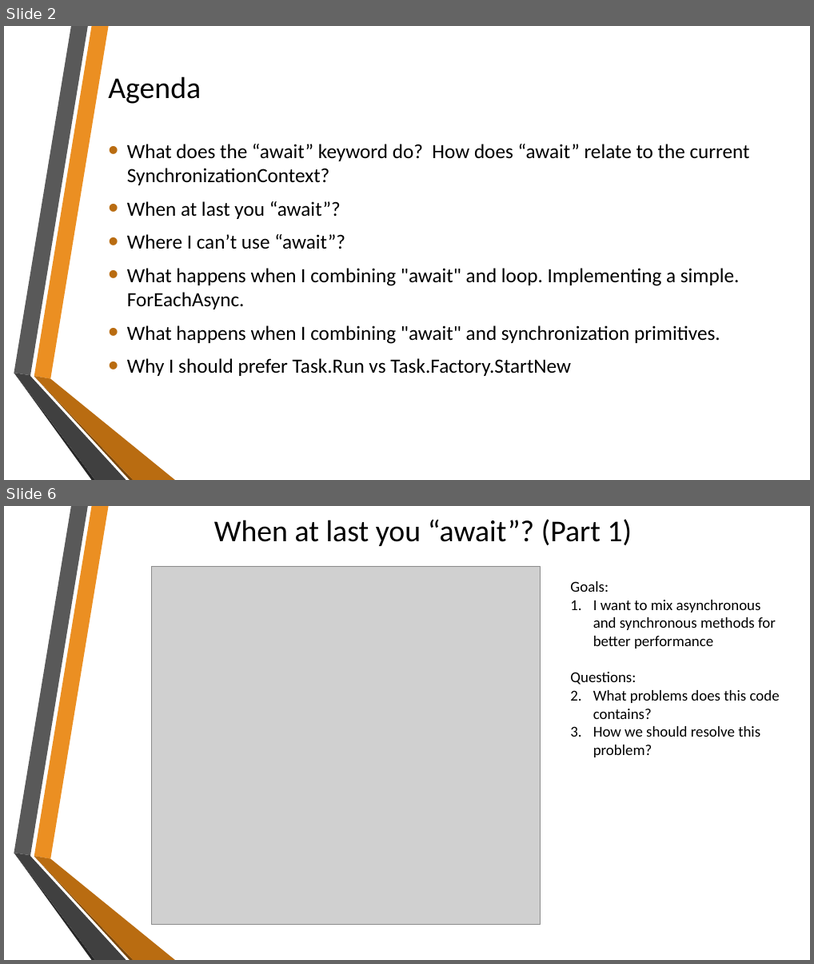
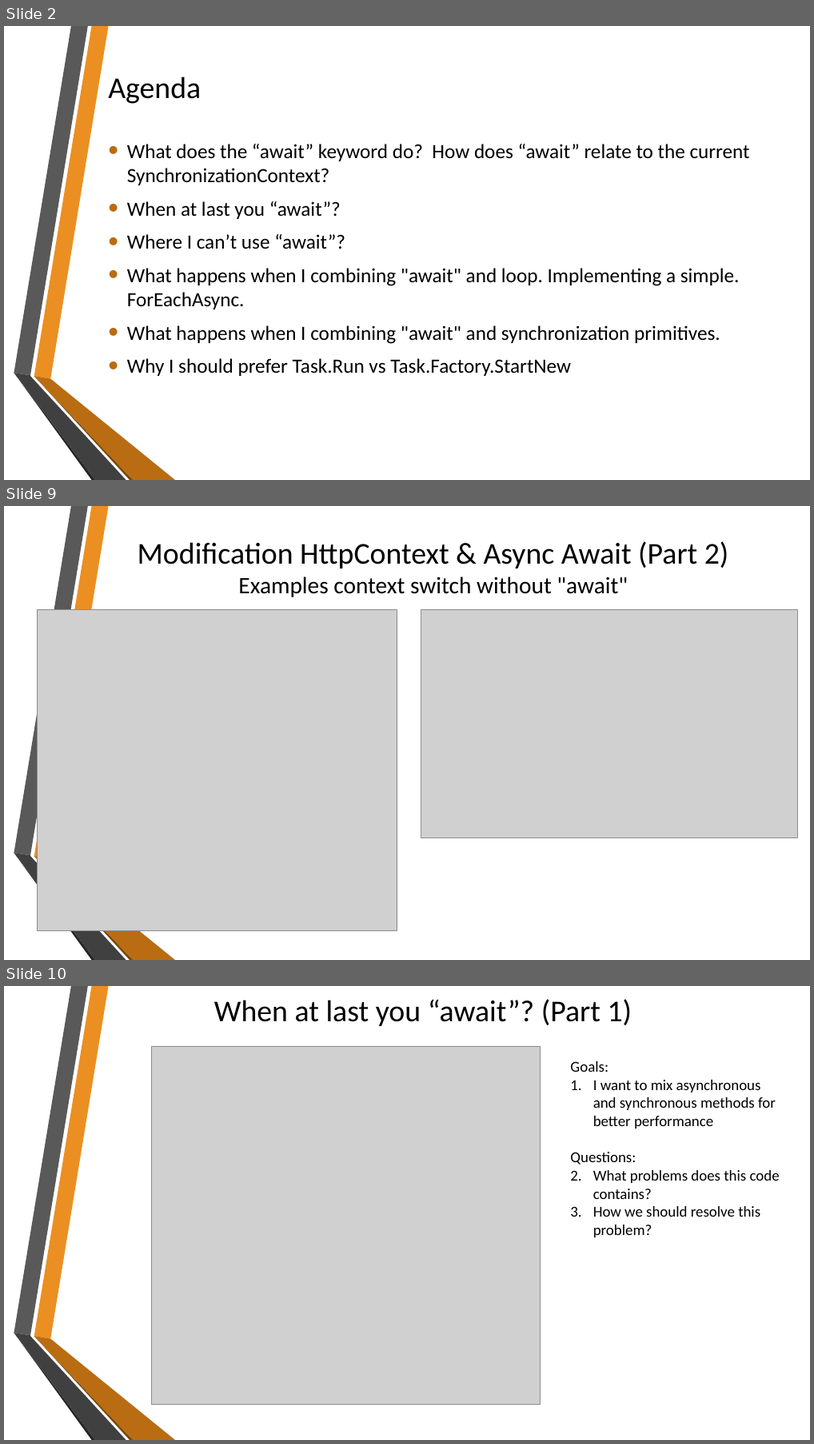
Before and after one commit to sflusov/AsyncAwaitPitfalls, a slide deck: Async Await and their pitfalls.pptx. Shown one above the other, each under a label of ours: slides 2 and 6 before the commit, slides 2, 9 and 10 after it; the slides between them are not shown. The pictures are 814x964 and 814x1444 pixels, drawn with LibreOffice and Linux fonts; fonts in the diff are those of the drawing; grey boxes stand for pictures; background and template pictures are left out. Boxes give left, top, right and bottom in pixels: in the first picture for what was removed or moved away, otherwise in the second. Text is boxed around its words. In the diff, an @@ line names an element or a change of style, - is before the commit and + after.

Commit message:
Slides and examples about synchronizationContext

```diff
--- a/Async Await and their pitfalls.pptx
+++ b/Async Await and their pitfalls.pptx
@@ slide 9 added at bbox=[4, 506, 810, 960], background picture (left out); not listed: 6 template elements that a slide beside it also shows @@
@@ title added at bbox=[138, 541, 730, 597], 36 pt, text #000000 @@
+Modification HttpContext & Async Await (Part 2)
+Examples context switch without "await"
@@ picture added at bbox=[38, 609, 398, 931] @@
@@ picture added at bbox=[421, 609, 798, 838] @@
@@ what was slide 6 is now slide 10 @@
```
Also in this commit, not shown: 4 slides changed, 5 other slides added, 4 other files.
